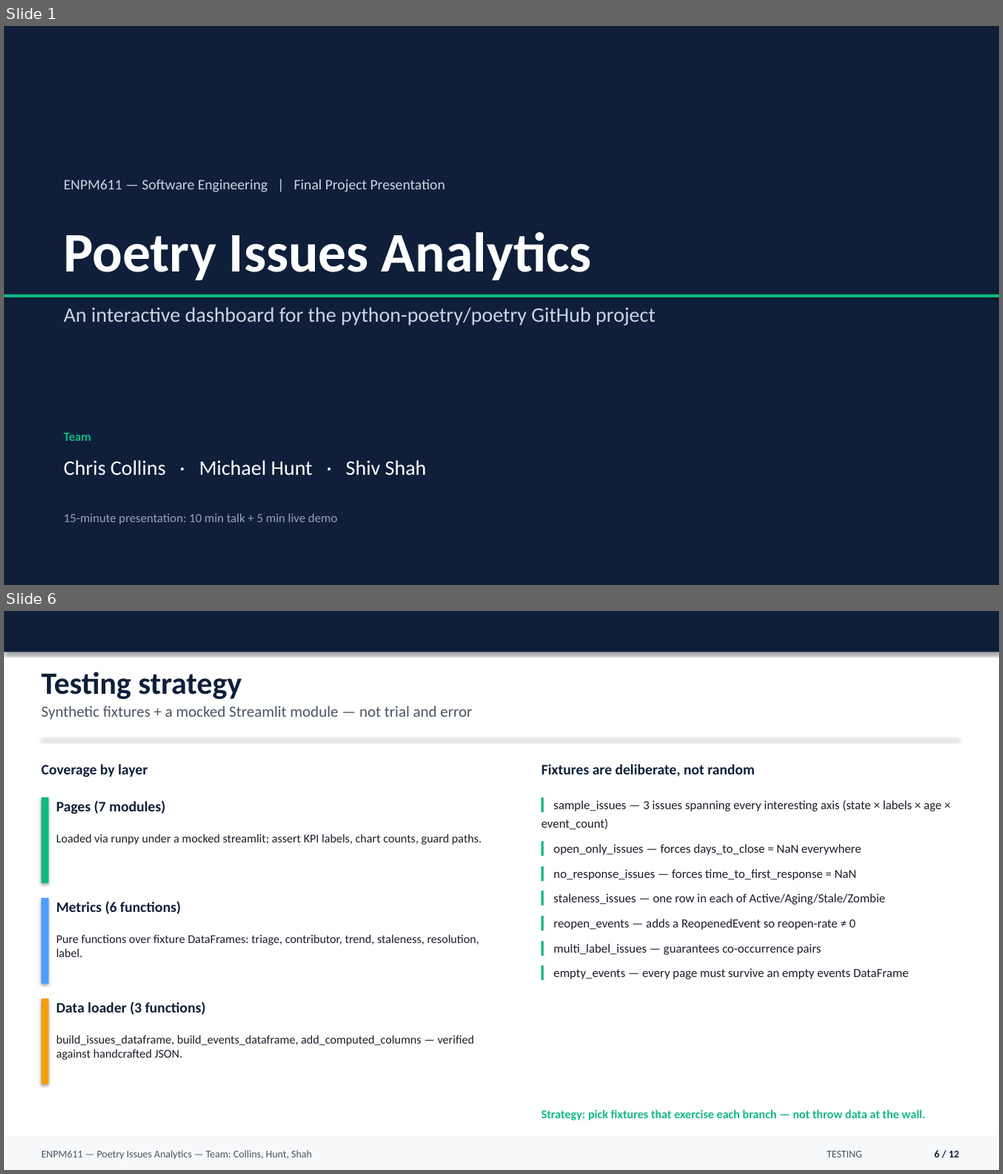
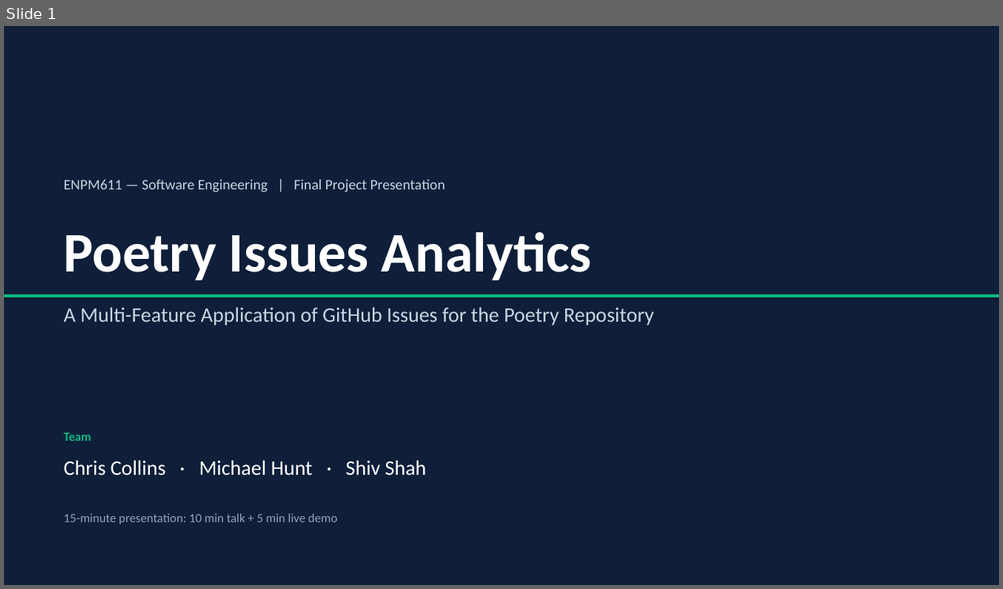
Before and after one commit to shivshahh/enpm611-project, a slide deck: presentation/ENPM611_Final_Presentation.pptx. Shown one above the other, each under a label of ours: slides 1 and 6 before the commit, slide 1 after it; the slides between them are not shown. The pictures are 1003x1174 and 1003x589 pixels, drawn with LibreOffice and Linux fonts; fonts in the diff are those of the drawing. Boxes give left, top, right and bottom in pixels: in the first picture for what was removed or moved away, otherwise in the second. Text is boxed around its words. In the diff, an @@ line names an element or a change of style, - is before the commit and + after.

```diff
--- a/presentation/ENPM611_Final_Presentation.pptx
+++ b/presentation/ENPM611_Final_Presentation.pptx
@@ slide 6 removed at bbox=[4, 611, 999, 1170], background #FFFFFF @@
@@ rectangle removed at bbox=[4, 611, 999, 652] @@
@@ text removed at bbox=[41, 672, 242, 699] @@
-Testing strategy
@@ text removed at bbox=[41, 706, 472, 720] @@
-Synthetic fixtures + a mocked Streamlit module — not trial and error
@@ rectangle removed at bbox=[41, 738, 959, 739] @@
@@ text removed at bbox=[41, 764, 148, 777] @@
-Coverage by layer
@@ text removed at bbox=[541, 764, 754, 777] @@
-Fixtures are deliberate, not random
@@ rectangle removed at bbox=[41, 797, 48, 883] @@
@@ text removed at bbox=[57, 800, 165, 815] @@
-Pages (7 modules)
@@ text removed at bbox=[541, 800, 941, 980] @@
-▎ sample_issues — 3 issues spanning every interesting axis (state × labels × age × event_count)
-▎ open_only_issues — forces days_to_close = NaN everywhere
-▎ no_response_issues — forces time_to_first_response = NaN
-▎ staleness_issues — one row in each of Active/Aging/Stale/Zombie
-▎ reopen_events — adds a ReopenedEvent so reopen-rate ≠ 0
-▎ multi_label_issues — guarantees co-occurrence pairs
-▎ empty_events — every page must survive an empty events DataFrame
@@ text removed at bbox=[57, 834, 481, 845] @@
-Loaded via runpy under a mocked streamlit; assert KPI labels, chart counts, guard paths.
@@ rectangle removed at bbox=[41, 898, 48, 984] @@
@@ text removed at bbox=[57, 901, 181, 914] @@
-Metrics (6 functions)
@@ text removed at bbox=[57, 934, 479, 957] @@
-Pure functions over fixture DataFrames: triage, contributor, trend, staleness, resolution, label.
@@ rectangle removed at bbox=[41, 999, 48, 1085] @@
@@ text removed at bbox=[57, 1002, 206, 1015] @@
-Data loader (3 functions)
@@ text removed at bbox=[57, 1035, 474, 1060] @@
-build_issues_dataframe, build_events_dataframe, add_computed_columns — verified against handcrafted JSON.
@@ text removed at bbox=[541, 1110, 925, 1121] @@
-Strategy: pick fixtures that exercise each branch — not throw data at the wall.
@@ rectangle removed at bbox=[4, 1137, 999, 1170] @@
@@ text removed at bbox=[41, 1150, 312, 1159] @@
-ENPM611 — Poetry Issues Analytics — Team: Collins, Hunt, Shah
@@ text removed at bbox=[826, 1151, 862, 1158] @@
-TESTING
@@ text removed at bbox=[934, 1150, 959, 1158] @@
-6 / 12
@@ slide 1 changed as well @@
@@ text at bbox=[64, 307, 654, 326]: text changed @@
-An interactive dashboard for the python-poetry/poetry GitHub project
+A Multi-Feature Application of GitHub Issues for the Poetry Repository
```
Also in this commit, not shown: 4 other slides changed, 4 slides added, 6 other slides removed.
